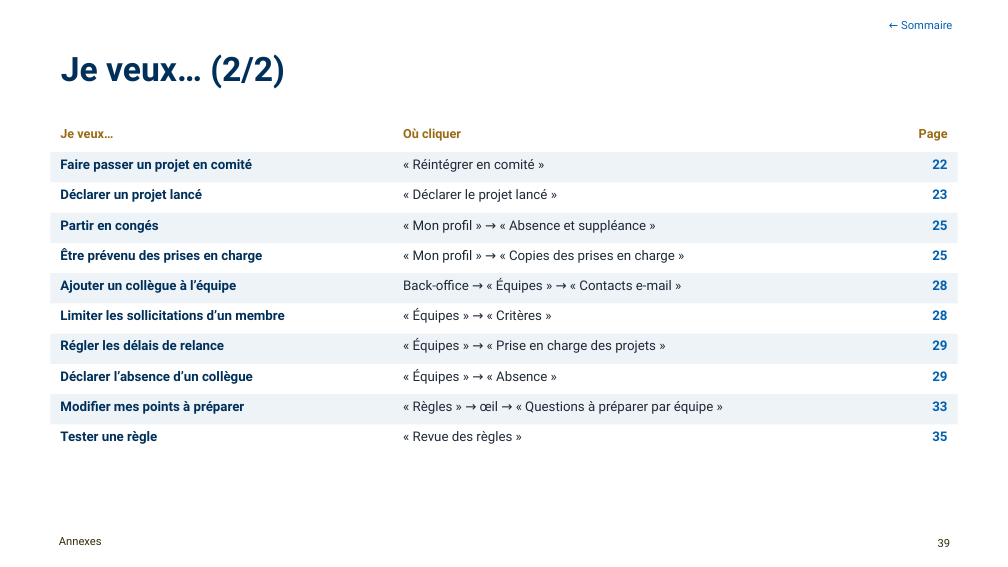
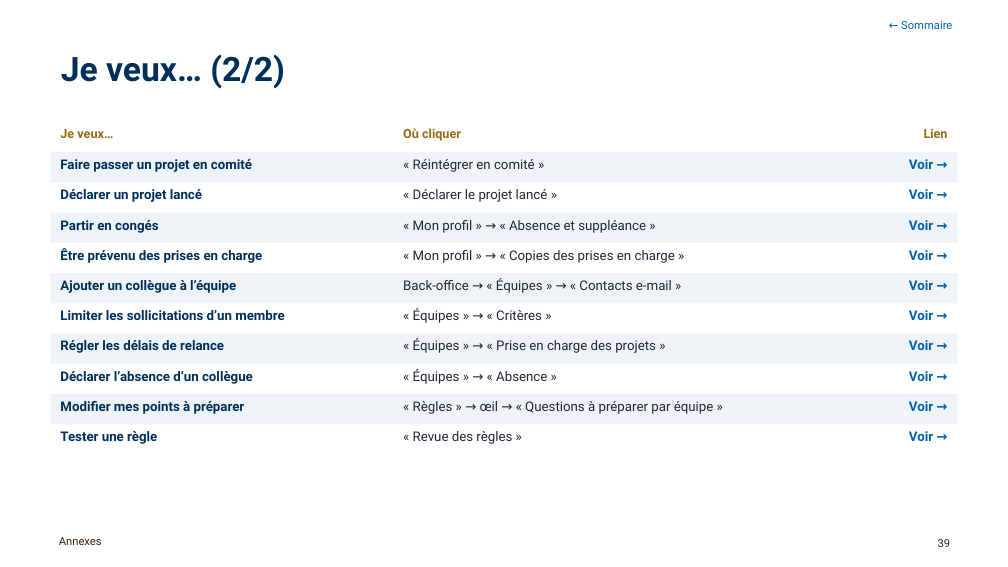
Before and after one commit to antoinelmariel-ux/ProjectNavigator, a slide deck: slide 39 of docs/Manuel_Project_Navigator_expert.pptx. Drawn at 1008x567 pixels with LibreOffice and Linux fonts; fonts in the diff are those of the drawing; background and template pictures are left out. Boxes give left, top, right and bottom in pixels: in the first picture for what was removed or moved away, otherwise in the second. Text is boxed around its words. In the diff, an @@ line names an element or a change of style, - is before the commit and + after.

```diff
--- a/docs/Manuel_Project_Navigator_expert.pptx
+++ b/docs/Manuel_Project_Navigator_expert.pptx
@@ text at (924,128,948,138): text changed @@
-Page
+Lien
@@ text at (909,159,933,169): text changed @@
-22
+Voir →
@@ text at (909,189,933,199): text changed @@
-23
+Voir →
@@ text at (909,220,933,230): text changed @@
-25
+Voir →
@@ text at (909,250,933,260): text changed @@
-25
+Voir →
@@ text at (909,280,933,290): text changed @@
-28
+Voir →
@@ text at (909,310,933,320): text changed @@
-28
+Voir →
@@ text at (909,340,933,350): text changed @@
-29
+Voir →
@@ text at (909,371,933,381): text changed @@
-29
+Voir →
@@ text at (909,401,933,411): text changed @@
-33
+Voir →
@@ text at (909,431,933,441): text changed @@
-35
+Voir →
```
Also in this commit, not shown: 2 other slides changed.
